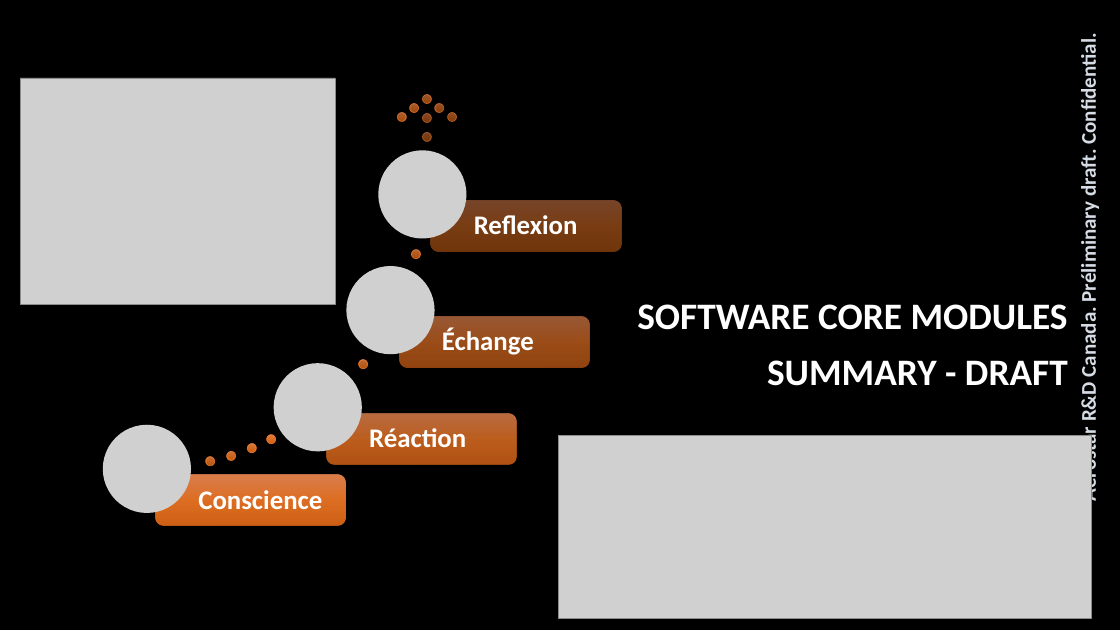
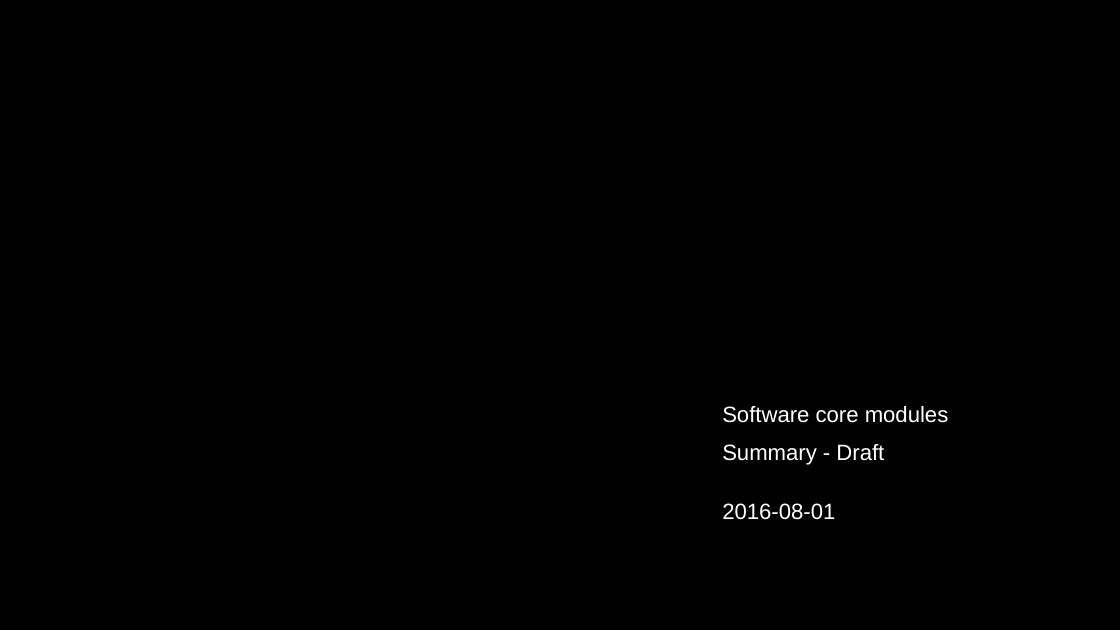
Before and after one commit to samanwaya-jena/EVAL-ADAL6110-16-GUI, a slide deck: slide 1 of docs/AWL Core Software Lib Summary.pptx. Drawn at 1120x630 pixels with LibreOffice and Linux fonts; fonts in the diff are those of the drawing; grey boxes stand for pictures; background and template pictures are left out. Boxes give left, top, right and bottom in pixels: in the first picture for what was removed or moved away, otherwise in the second. Text is boxed around its words. In the diff, an @@ line names an element or a change of style, - is before the commit and + after.

```diff
--- a/docs/AWL Core Software Lib Summary.pptx
+++ b/docs/AWL Core Software Lib Summary.pptx
@@ text removed at box(1076, 44, 1102, 500) @@
-Aerostar R&D Canada. Préliminary draft. Confidential.
@@ picture removed at box(20, 78, 335, 304) @@
@@ group removed at box(103, 95, 622, 526): 13 ellipses, 4 rounded rectangles, 4 texts, 4 pictures @@
-Conscience
-Réaction
-Échange
-Reflexion
@@ text at box(722, 406, 949, 465): text changed; size 32 to 19 pt; font Calibri to Arial; bold off @@
-SOFTWARE CORE MODULES
-SUMMARY - DRAFT
+Software core modules
+Summary - Draft
@@ picture removed at box(559, 435, 1091, 618) @@
@@ text added at box(722, 503, 835, 520), 19 pt, text #FFFFFF @@
+2016-08-01
```
Also in this commit, not shown: 24 other slides changed, 3 other files.
